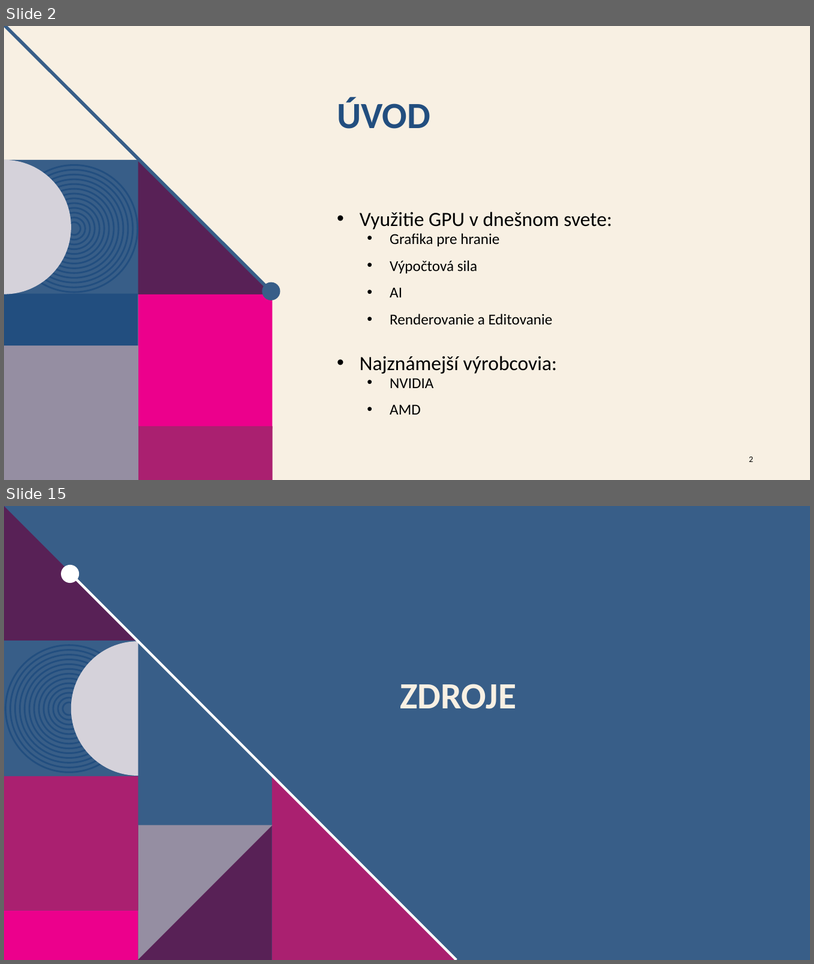
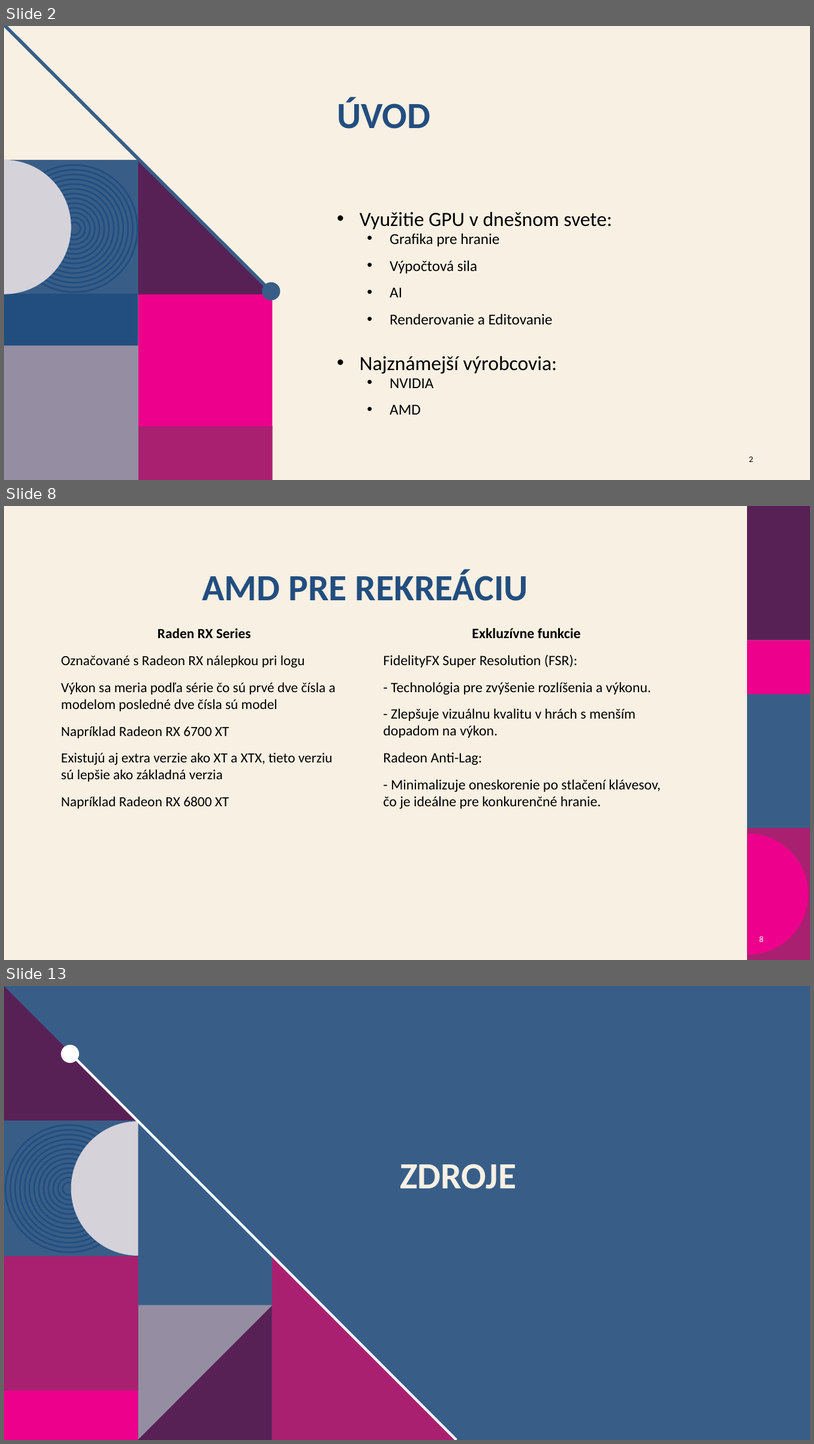
Before and after one commit to JetamAdzak/Rocnikova-praca, a slide deck: ROCNIKOVA_GPU_PREZ.pptx. Shown one above the other, each under a label of ours: slides 2 and 15 before the commit, slides 2, 8 and 13 after it; the slides between them are not shown. The pictures are 814x964 and 814x1444 pixels, drawn with LibreOffice and Linux fonts; fonts in the diff are those of the drawing; background and template pictures are left out. Boxes give left, top, right and bottom in pixels: in the first picture for what was removed or moved away, otherwise in the second. Text is boxed around its words. In the diff, an @@ line names an element or a change of style, - is before the commit and + after.

```diff
--- a/ROCNIKOVA_GPU_PREZ.pptx
+++ b/ROCNIKOVA_GPU_PREZ.pptx
@@ slide 8 added at box(4, 506, 810, 960), background #F8F0E3 @@
@@ title added at box(203, 569, 528, 601), 44 pt, text #224E7F, bold @@
+AMD PRE REKREÁCIU
@@ text added at box(61, 628, 336, 808), 16.6 pt, text #000000 @@
+Raden RX Series
+Označované s Radeon RX nálepkou pri logu
+Výkon sa meria podľa série čo sú prvé dve čísla a modelom posledné dve čísla sú model
+Napríklad Radeon RX 6700 XT
+Existujú aj extra verzie ako XT a XTX, tieto verziu sú lepšie ako základná verzia
+Napríklad Radeon RX 6800 XT
@@ text added at box(383, 628, 661, 808), 17 pt, text #000000 @@
+Exkluzívne funkcie
+FidelityFX Super Resolution (FSR):
+- Technológia pre zvýšenie rozlíšenia a výkonu.
+- Zlepšuje vizuálnu kvalitu v hrách s menším dopadom na výkon.
+Radeon Anti-Lag:
+- Minimalizuje oneskorenie po stlačení klávesov, čo je ideálne pre konkurenčné hranie.
@@ group added at box(747, 506, 810, 960): 4 rectangles, 1 freeform shape @@
@@ page number added at box(759, 936, 764, 942), 10 pt, text #FFFFFF @@
+8
@@ what was slide 15 is now slide 13 @@
```
Also in this commit, not shown: 7 slides changed, 2 other slides added, 5 slides removed.
